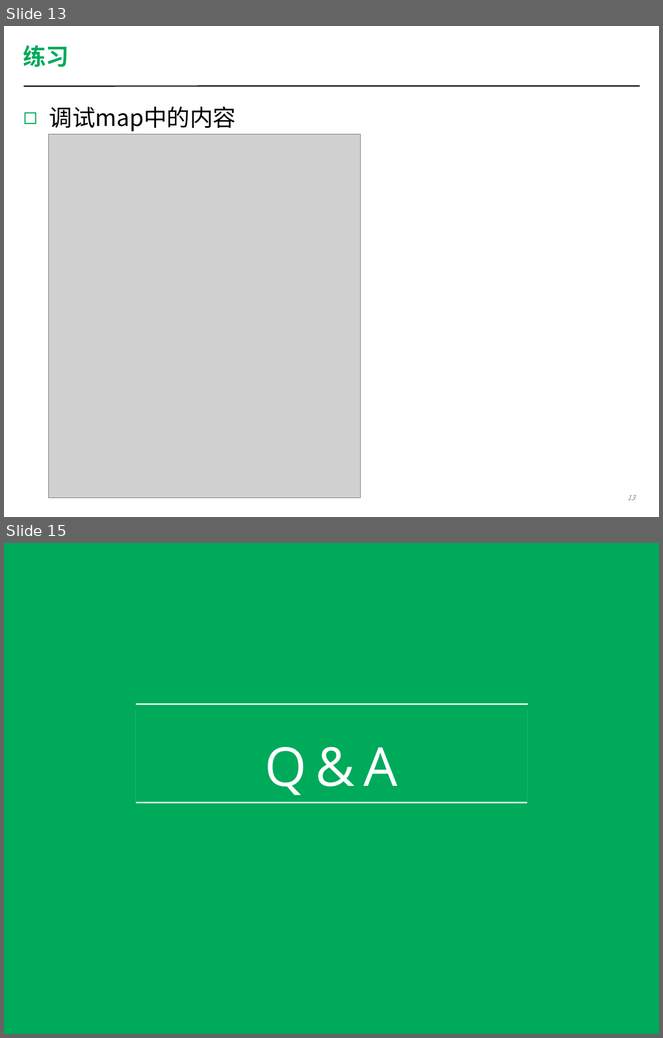
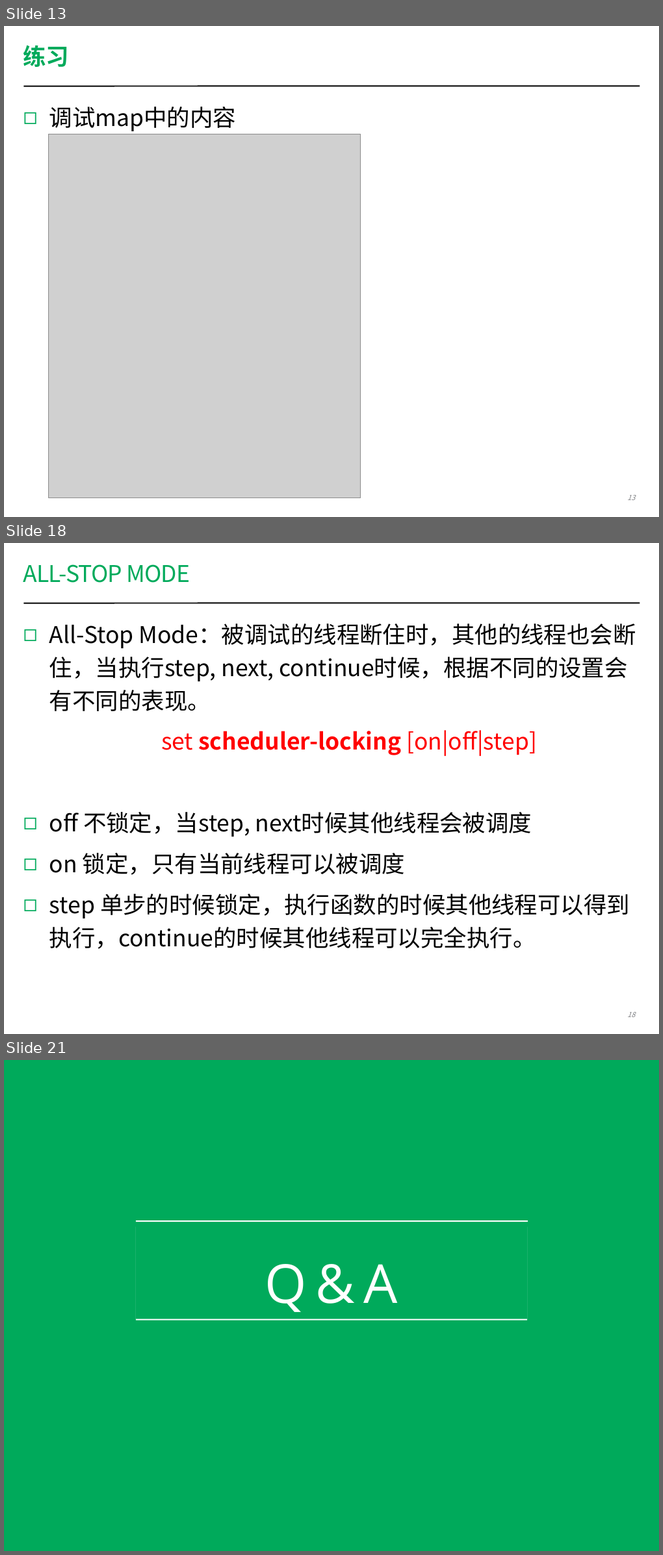
Before and after one commit to coney/c-training, a slide deck: Debug/Debug-SH/session2/Debugging Workshop 2.pptx. Shown one above the other, each under a label of ours: slides 13 and 15 before the commit, slides 13, 18 and 21 after it; the slides between them are not shown. The pictures are 663x1038 and 663x1555 pixels, drawn with LibreOffice and Linux fonts; fonts in the diff are those of the drawing; grey boxes stand for pictures; background and template pictures are left out. Boxes give left, top, right and bottom in pixels: in the first picture for what was removed or moved away, otherwise in the second. Text is boxed around its words. In the diff, an @@ line names an element or a change of style, - is before the commit and + after.

```diff
--- a/Debug/Debug-SH/session2/Debugging Workshop 2.pptx
+++ b/Debug/Debug-SH/session2/Debugging Workshop 2.pptx
@@ slide 18 added at (x1=4, y1=543, x2=659, y2=1034), background #FFFFFF; not listed: 1 template element that a slide beside it also shows @@
@@ title added at (x1=24, y1=564, x2=190, y2=583), 36 pt, text #00AA5B @@
+ALL-STOP MODE
@@ text added at (x1=50, y1=624, x2=636, y2=949), 36 pt, text #000000 @@
+◻ All-Stop Mode：被调试的线程断住时，其他的线程也会断住，当执行step, next, continue时候，根据不同的设置会有不同的表现。
+set scheduler-locking [on|off|step]
+◻ off 不锁定，当step, next时候其他线程会被调度
+◻ on 锁定，只有当前线程可以被调度
+◻ step 单步的时候锁定，执行函数的时候其他线程可以得到执行，continue的时候其他线程可以完全执行。
@@ page number added at (x1=627, y1=1012, x2=635, y2=1017), 11 pt, text #808184, italic @@
+18
@@ what was slide 15 is now slide 21 @@
```
Also in this commit, not shown: 4 slides changed, 6 other slides added, 1 slide removed, 29 other files.
